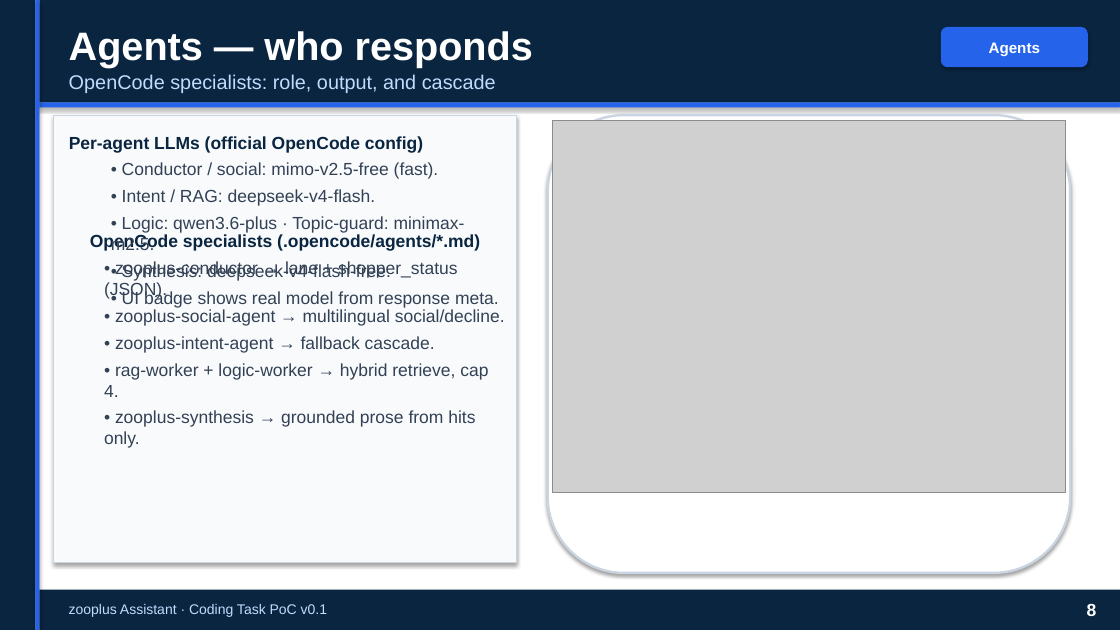
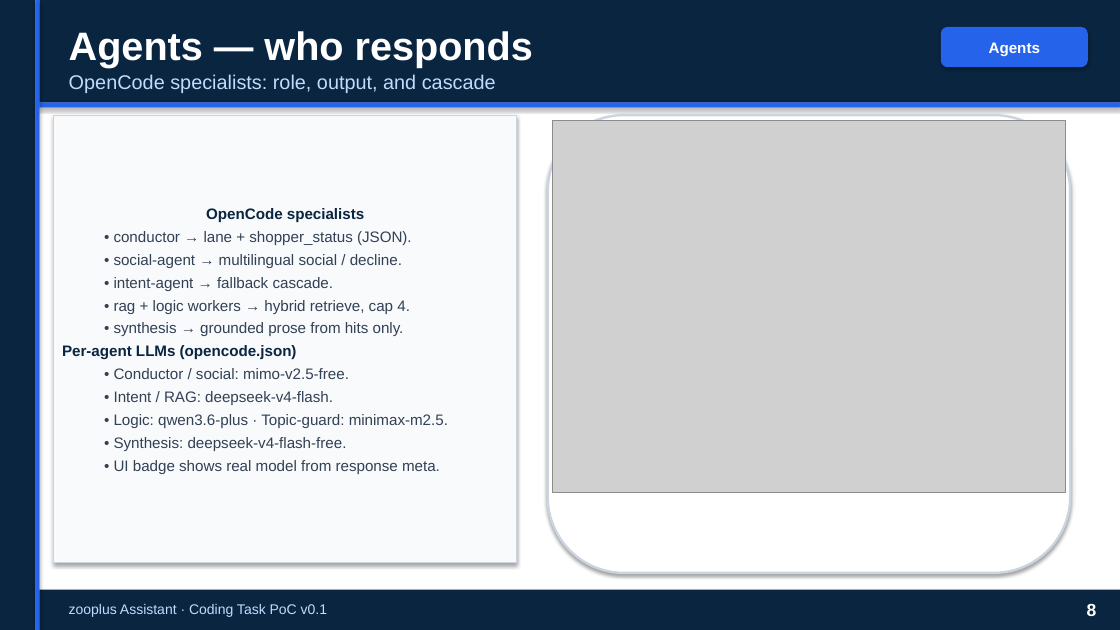
Before and after one commit to peluzzza/PoCAssistantZooplus, a slide deck: slide 8 of docs/deliverables/v0.1/zooplus-assistant-interview-15min-pro.pptx. Drawn at 1120x630 pixels with LibreOffice and Linux fonts; fonts in the diff are those of the drawing; grey boxes stand for pictures. Boxes give left, top, right and bottom in pixels: in the first picture for what was removed or moved away, otherwise in the second. Text is boxed around its words. In the diff, an @@ line names an element or a change of style, - is before the commit and + after.

```diff
--- a/docs/deliverables/v0.1/zooplus-assistant-interview-15min-pro.pptx
+++ b/docs/deliverables/v0.1/zooplus-assistant-interview-15min-pro.pptx
@@ text removed at bbox=[69, 136, 499, 308] @@
-Per-agent LLMs (official OpenCode config)
-  • Conductor / social: mimo-v2.5-free (fast).
-  • Intent / RAG: deepseek-v4-flash.
-  • Logic: qwen3.6-plus · Topic-guard: minimax-m2.5.
-  • Synthesis: deepseek-v4-flash-free.
-  • UI badge shows real model from response meta.
@@ text in rectangle at bbox=[62, 208, 448, 474]: text changed; size 15 to 13 pt @@
-OpenCode specialists (.opencode/agents/*.md)
-  • zooplus-conductor → lane + shopper_status (JSON).
-  • zooplus-social-agent → multilingual social/decline.
-  • zooplus-intent-agent → fallback cascade.
-  • rag-worker + logic-worker → hybrid retrieve, cap 4.
-  • zooplus-synthesis → grounded prose from hits only.
+OpenCode specialists
+  • conductor → lane + shopper_status (JSON).
+  • social-agent → multilingual social / decline.
+  • intent-agent → fallback cascade.
+  • rag + logic workers → hybrid retrieve, cap 4.
+  • synthesis → grounded prose from hits only.
+Per-agent LLMs (opencode.json)
+  • Conductor / social: mimo-v2.5-free.
+  • Intent / RAG: deepseek-v4-flash.
+  • Logic: qwen3.6-plus · Topic-guard: minimax-m2.5.
+  • Synthesis: deepseek-v4-flash-free.
+  • UI badge shows real model from response meta.
```
Also in this commit, not shown: 3 other slides changed, 2 other files.
